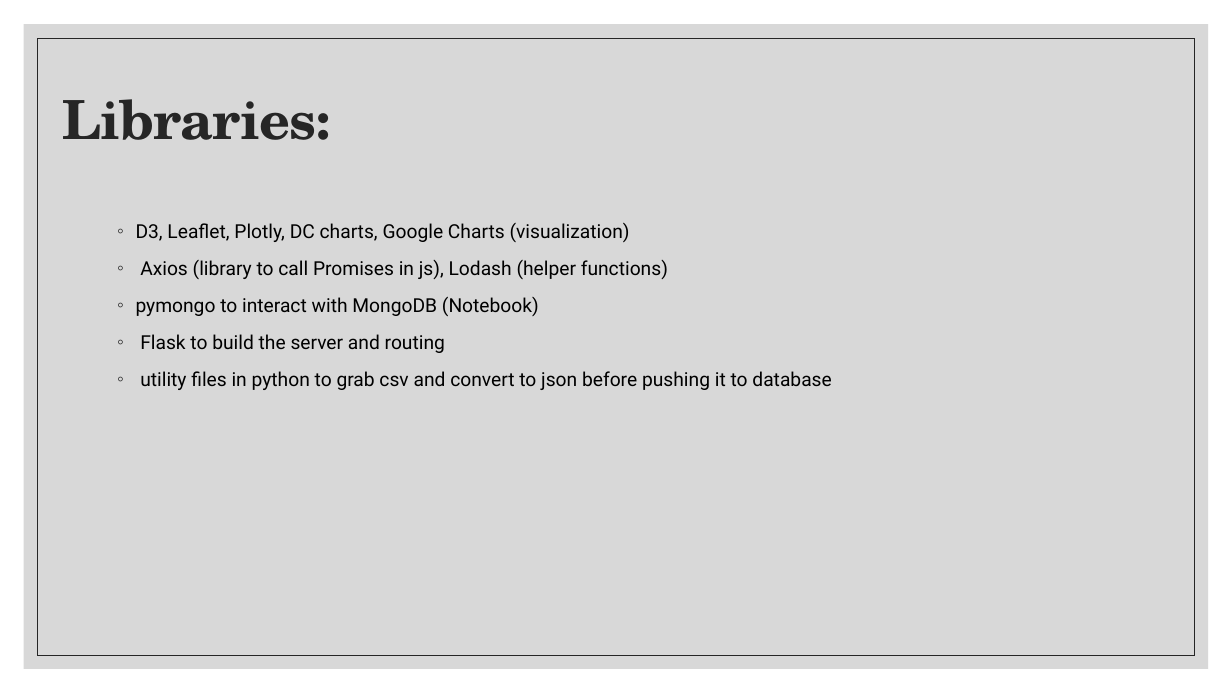
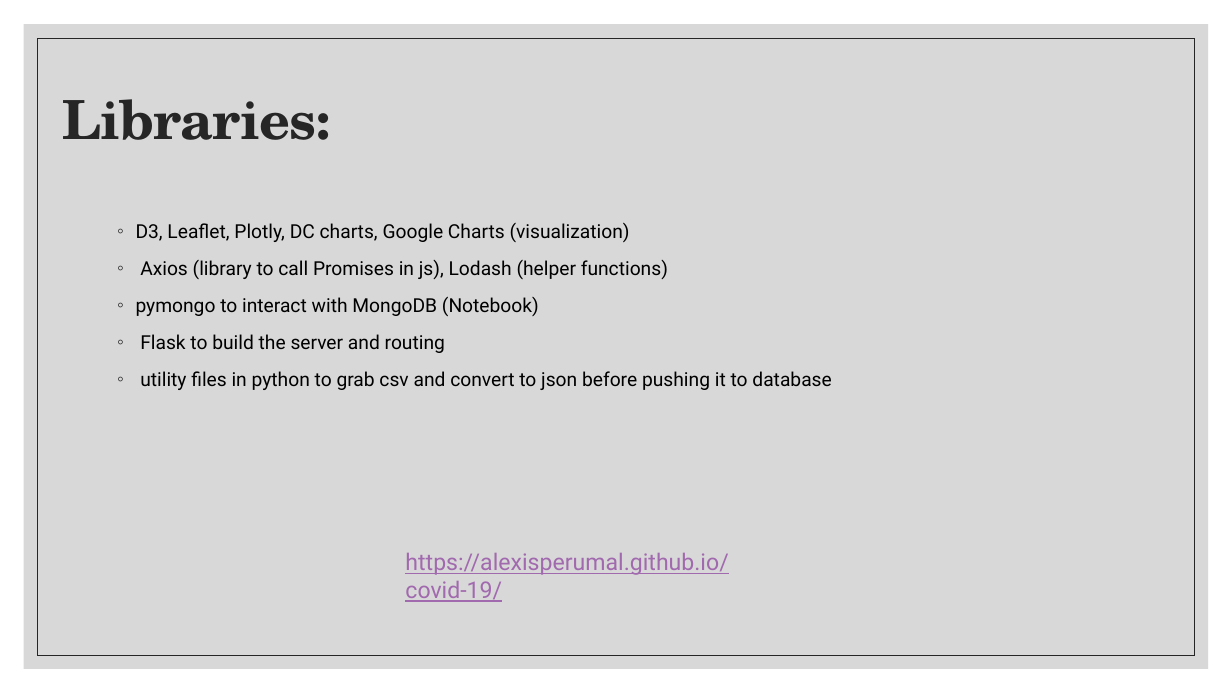
Before and after one commit to alexisperumal/covid-19, a slide deck: slide 5 of Presentation/Project 1 Presentation.pptx. Drawn at 1232x693 pixels with LibreOffice and Linux fonts; fonts in the diff are those of the drawing. Boxes give left, top, right and bottom in pixels: in the first picture for what was removed or moved away, otherwise in the second. Text is boxed around its words. In the diff, an @@ line names an element or a change of style, - is before the commit and + after.

```diff
--- a/Presentation/Project 1 Presentation.pptx
+++ b/Presentation/Project 1 Presentation.pptx
@@ text added at bbox=[405, 553, 728, 602], 18 pt, text #A169AE, underline @@
+https://alexisperumal.github.io/covid-19/
```
Also in this commit, not shown: 3 other slides changed, 2 other files.
